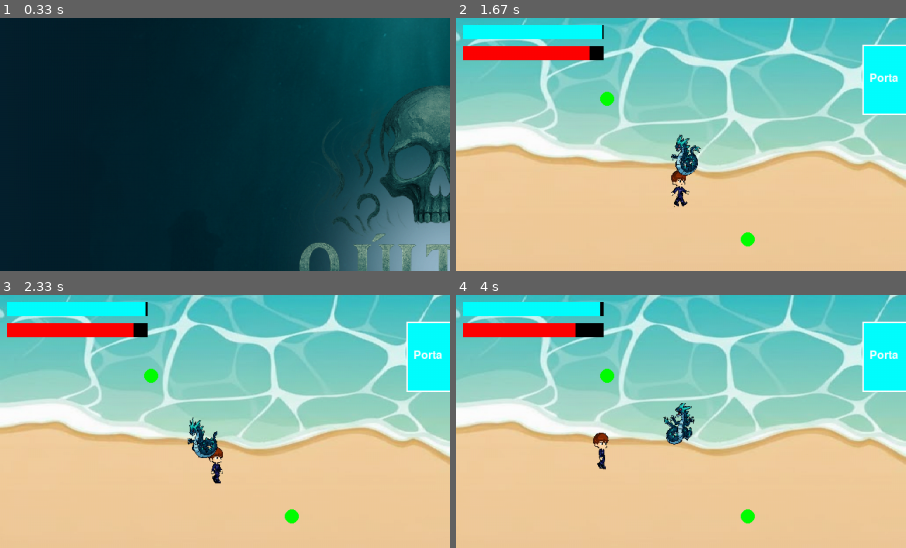
Above: before the commit, frames 1-4 (two rows, left to right).
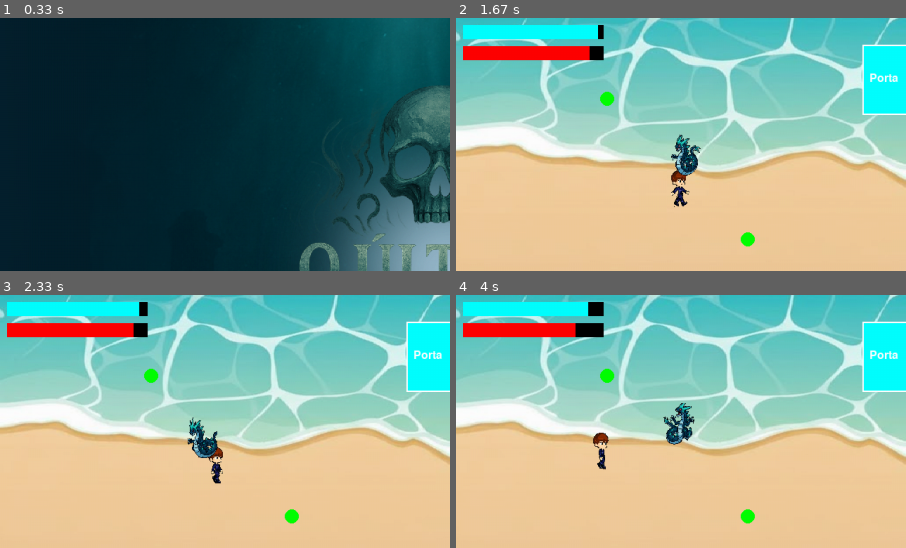
Above: after the commit, the same moments.

Repository: josecjunior7/The_Last_Recife
Game: pygame game, started from main.py
Two runs of this game, one before a commit and one after it. Both use one fixed random seed, a clock stepped at 60 frames per second and the inputs below.
Inputs (mouse positions are % of the whole screen's width and height, from its top left):
- Up to frame 1 (0.33 s): no input
- Up to frame 2 (1.67 s): click (49, 75) at 0.38 s; hold Right 0.67-1.13 s; move the mouse to (46, 54) at 0.7 s; hold Up 1.17-1.47 s; hold Right from 1.5 s (still down)
- Up to frame 3 (2.33 s): release Right at 1.97 s; hold Left from 2 s (still down)
- Up to frame 4 (4 s): release Left at 2.53 s; hold Down 2.57-2.87 s; hold Left 2.9-3.3 s; hold Up 3.33-3.7 s; hold Right from 3.73 s (still down)
The pictures show only the part of the screen within x 0-50%, y 0-50%; the shares and areas given below are measured in that part.

Frame 1 is identical in both runs. In frame 2, less than 0.1% of the frame differs, in the area x 31-33%, y 2-9%; in frame 3, less than 0.1%; in frame 4, 0.2%, in the area x 29-33%, y 2-9%.

Commit message:
mudanças
Co-Authored-By: José C. Júnior <203379644+josecjunior7@users.noreply.github.com>
Co-Authored-By: mariafreitas-hub <241164438+mariafreitas-hub@users.noreply.github.com>
Co-Authored-By: thalitafonsecas <241154213+thalitafonsecas@users.noreply.github.com>

Diff:
--- a/main.py
+++ b/main.py
@@ -60,7 +60,7 @@
     enemy_group.update(LARGURA, ALTURA)
 
     # Diminuir oxigênio
-    oxigenio -= 0.010
+    oxigenio -= 0.05
     if oxigenio <= 0:
         print("Você ficou sem ar! Game Over.")
         rodando = False
--- a/src/scenes/maps.py
+++ b/src/scenes/maps.py
@@ -60,7 +60,8 @@
                 ],
                 "bolhas": [
                     pygame.Rect(150, 400, 30, 30),
-                    pygame.Rect(300, 150, 30, 30)
+                    pygame.Rect(300, 150, 30, 30),
+                    pygame.Rect(600, 500, 30, 30)
                 ],
                 "saida": pygame.Rect(300, 200, 120, 120)
             },
